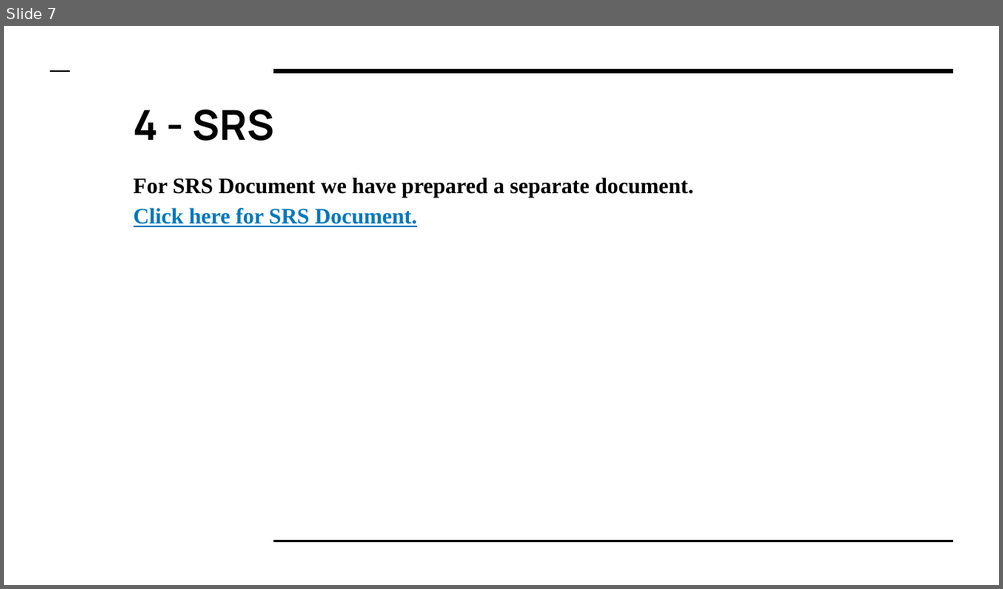
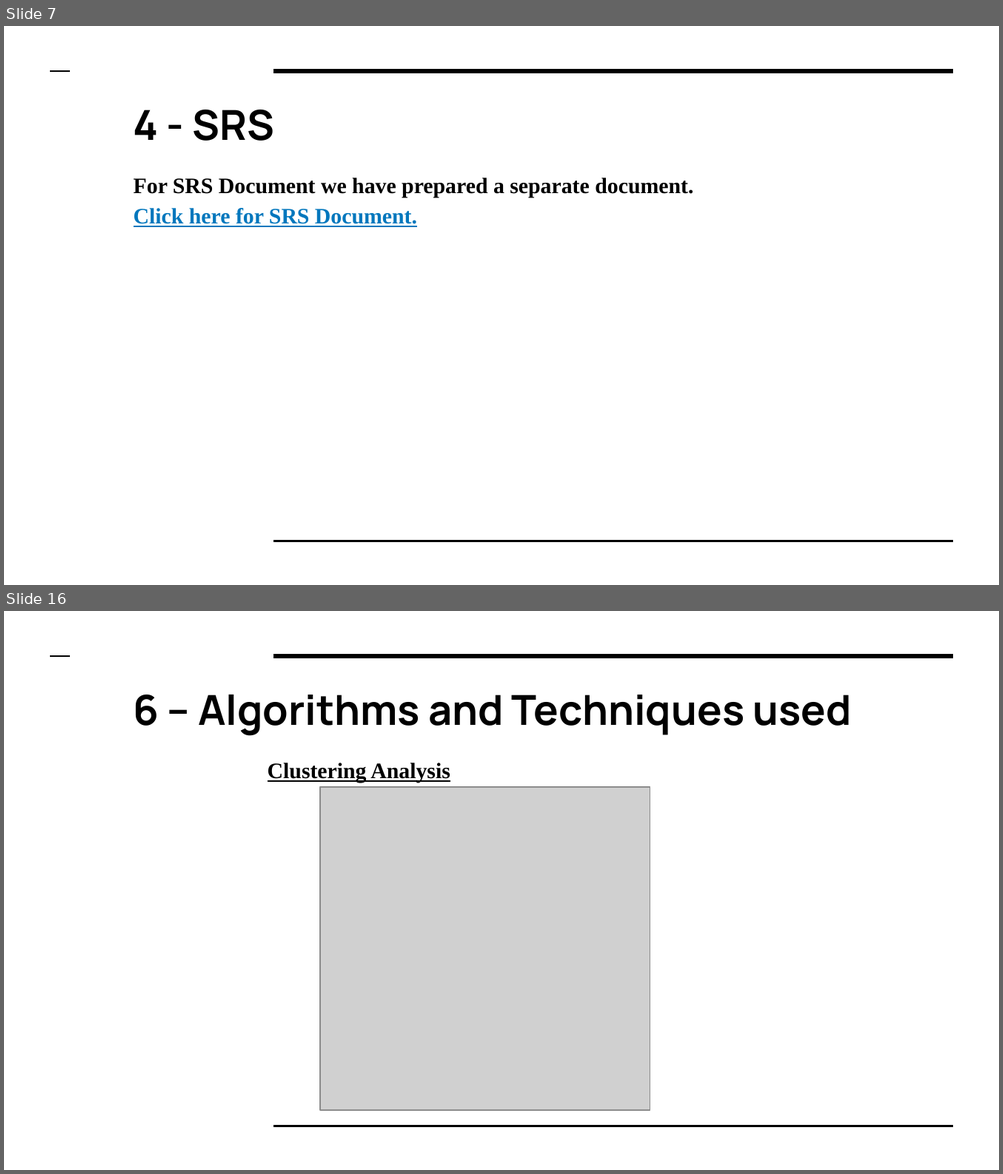
Before and after one commit to meetb007/kissan-bandhu, a slide deck: documents/kisaan Bandhu.pptx. Shown one above the other, each under a label of ours: slide 7 before the commit, slides 7 and 16 after it; the slides between them are not shown. The pictures are 1003x589 and 1003x1174 pixels, drawn with LibreOffice and Linux fonts; fonts in the diff are those of the drawing; grey boxes stand for pictures. Boxes give left, top, right and bottom in pixels: in the first picture for what was removed or moved away, otherwise in the second. Text is boxed around its words. In the diff, an @@ line names an element or a change of style, - is before the commit and + after.

```diff
--- a/documents/kisaan Bandhu.pptx
+++ b/documents/kisaan Bandhu.pptx
@@ slide 16 added at <box>4,611,999,1170</box>, background #FFFFFF; not listed: 3 template elements that a slide beside it also shows @@
@@ title added at <box>134,695,852,735</box>, 30 pt, text #000000, bold @@
+6 – Algorithms and Techniques used
@@ text added at <box>267,763,449,783</box>, 16 pt, text #000000, bold, underline @@
+Clustering Analysis
@@ picture added at <box>320,787,651,1111</box> @@
```
Also in this commit, not shown: 8 slides changed, 12 other slides added, 6 other files.
